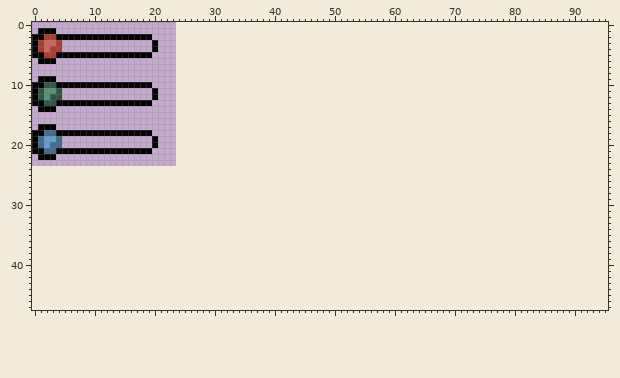
Edited in one commit: sprite sheet (LudumDare43/Assets/Art/Sprites/ui_bars.png). The first picture shows the starting point.
The file is 24x24 pixels. The old version is drawn lined up with the new one, on the new canvas.
The result:
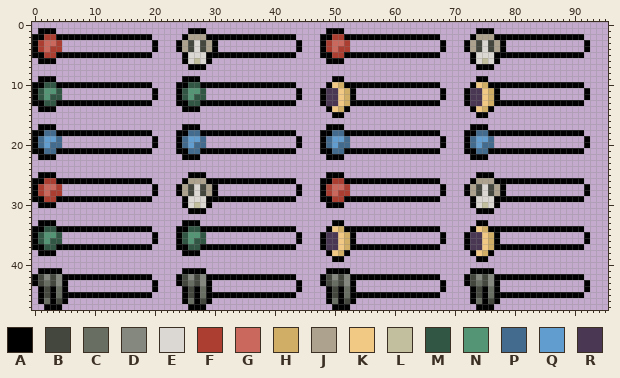
Palette (. is transparent): A #000000  B #43473e  C #696e63  D #84887f  E #dbd7d2  F #ab3e31  G #ca685d  H #d1ae66  J #ada28e  K #f2c885  L #c1bf9d  M #315644  N #549575  P #436b8d  Q #629dcf  R #4a3754
From the commit log: Player Stats and ui stat bars using binary encoding
The edit:
canvas 24x24 -> 96x48
Changed rows in their new state; - is an unchanged pixel.
first column x 0:
 1 --------------------------AAA--------------------AAA----------------------AAA----------------
 2 -------------------------AJJJAAAAAAAAAAAAAAA----AAFFAAAAAAAAAAAAAAAA-----AJJJAAAAAAAAAAAAAAA-
 3 ------------------------AJBEBJA-------------A---AFGGF---------------A---AJBEBJA-------------A
 4 ------------------------AJBEBJA-------------A---AFGFF---------------A---AJBEBJA-------------A
 5 -------------------------AEEEAAAAAAAAAAAAAAA----AAFFAAAAAAAAAAAAAAAA-----AEEEAAAAAAAAAAAAAAA-
 6 -------------------------AELEA-------------------AAA---------------------AELEA---------------
 7 --------------------------AAA---------------------------------------------AAA----------------
 9 -------------------------AAA----------------------AA----------------------AA-----------------
10 ------------------------AAMMAAAAAAAAAAAAAAAA-----AKHAAAAAAAAAAAAAAAA-----AKHAAAAAAAAAAAAAAAA-
11 ------------------------AMNNM---------------A---ARRKHA--------------A---ARRKHA--------------A
12 ------------------------AMNMM---------------A---ARRKHA--------------A---ARRKHA--------------A
13 ------------------------AAMMAAAAAAAAAAAAAAAA----ARRKHAAAAAAAAAAAAAAA----ARRKHAAAAAAAAAAAAAAA-
14 -------------------------AAA---------------------AKHA--------------------AKHA----------------
15 --------------------------------------------------AA----------------------AA-----------------
17 -------------------------AAA---------------------AAA---------------------AAA-----------------
18 ------------------------AAPPAAAAAAAAAAAAAAAA----AAPPAAAAAAAAAAAAAAAA----AAPPAAAAAAAAAAAAAAAA-
19 ------------------------APQQP---------------A---APQQP---------------A---APQQP---------------A
20 ------------------------APQPP---------------A---APQPP---------------A---APQPP---------------A
21 ------------------------AAPPAAAAAAAAAAAAAAAA----AAPPAAAAAAAAAAAAAAAA----AAPPAAAAAAAAAAAAAAAA-
22 -------------------------AAA---------------------AAA---------------------AAA-----------------
25 -AAA----------------------AAA--------------------AAA----------------------AAA----------------
26 AAFFAAAAAAAAAAAAAAAA-----AJJJAAAAAAAAAAAAAAA----AAFFAAAAAAAAAAAAAAAA-----AJJJAAAAAAAAAAAAAAA-
27 AFGGF---------------A---AJBEBJA-------------A---AFGGF---------------A---AJBEBJA-------------A
28 AFGFF---------------A---AJBEBJA-------------A---AFGFF---------------A---AJBEBJA-------------A
29 AAFFAAAAAAAAAAAAAAAA-----AEEEAAAAAAAAAAAAAAA----AAFFAAAAAAAAAAAAAAAA-----AEEEAAAAAAAAAAAAAAA-
30 -AAA---------------------AELEA-------------------AAA---------------------AELEA---------------
31 --------------------------AAA---------------------------------------------AAA----------------
33 -AAA---------------------AAA----------------------AA----------------------AA-----------------
34 AAMMAAAAAAAAAAAAAAAA----AAMMAAAAAAAAAAAAAAAA-----AKHAAAAAAAAAAAAAAAA-----AKHAAAAAAAAAAAAAAAA-
35 AMNNM---------------A---AMNNM---------------A---ARRKHA--------------A---ARRKHA--------------A
36 AMNMM---------------A---AMNMM---------------A---ARRKHA--------------A---ARRKHA--------------A
37 AAMMAAAAAAAAAAAAAAAA----AAMMAAAAAAAAAAAAAAAA----ARRKHAAAAAAAAAAAAAAA----ARRKHAAAAAAAAAAAAAAA-
38 -AAA---------------------AAA---------------------AKHA--------------------AKHA----------------
39 --------------------------------------------------AA----------------------AA-----------------
41 -AAAA--------------------AAAA--------------------AAAA--------------------AAAA----------------
42 ABDBDAAAAAAAAAAAAAAA----ABDBDAAAAAAAAAAAAAAA----ABDBDAAAAAAAAAAAAAAA----ABDBDAAAAAAAAAAAAAAA-
43 ABCBDA--------------A---ABCBDA--------------A---ABCBDA--------------A---ABCBDA--------------A
44 -ABACA--------------A----ABACA--------------A----ABACA--------------A----ABACA--------------A
45 -ABACAAAAAAAAAAAAAAA-----ABACAAAAAAAAAAAAAAA-----ABACAAAAAAAAAAAAAAA-----ABACAAAAAAAAAAAAAAA-
46 -ACABA-------------------ACABA-------------------ACABA-------------------ACABA---------------
47 --AAA---------------------AAA---------------------AAA---------------------AAA----------------
Changed places in both pictures, as pixel boxes (x1, y1, x2, y2):
added: (176, 28, 302, 310)
added: (320, 28, 446, 310)
added: (464, 28, 590, 310)
added: (32, 172, 158, 310)
